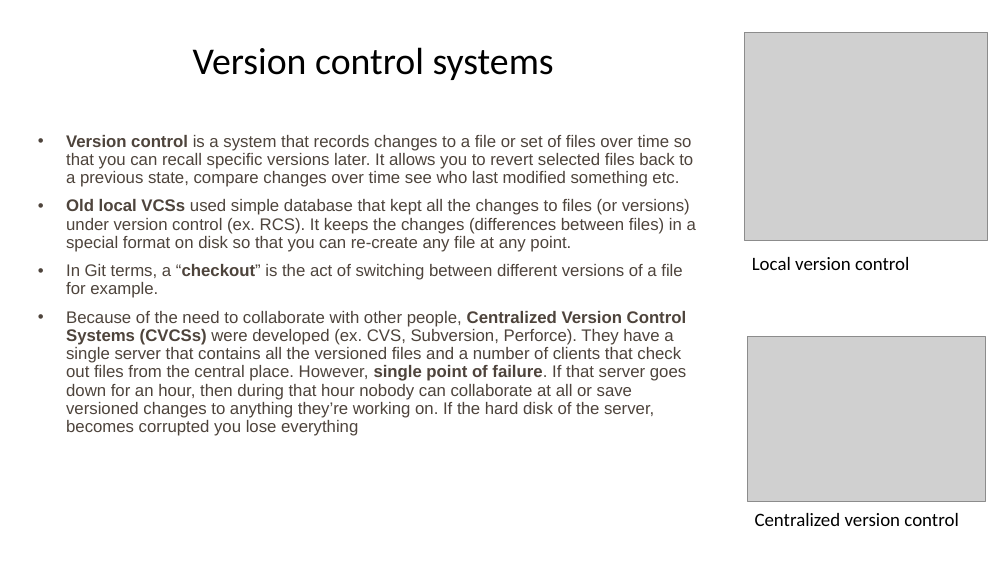
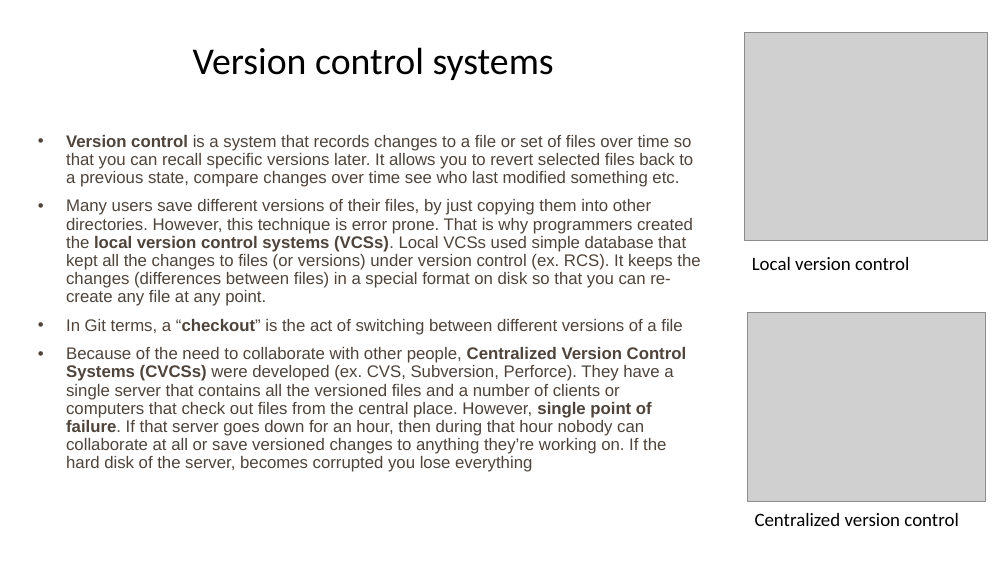
Before and after one commit to imarag/tutorials_content_imarag, a slide deck: slide 1 of GIT_tutorial.pptx. Drawn at 1008x567 pixels with LibreOffice and Linux fonts; fonts in the diff are those of the drawing; grey boxes stand for pictures. Boxes give left, top, right and bottom in pixels: in the first picture for what was removed or moved away, otherwise in the second. Text is boxed around its words. In the diff, an @@ line names an element or a change of style, - is before the commit and + after.

```diff
--- a/GIT_tutorial.pptx
+++ b/GIT_tutorial.pptx
@@ subtitle at <box>66,199,700,472</box>: text changed @@
-• Old local VCSs used simple database that kept all the changes to files (or versions) under version control (ex. RCS). It keeps the changes (differences between files) in a special format on disk so that you can re-create any file at any point.
-• In Git terms, a “checkout” is the act of switching between different versions of a file for example.
-• Because of the need to collaborate with other people, Centralized Version Control Systems (CVCSs) were developed (ex. CVS, Subversion, Perforce). They have a single server that contains all the versioned files and a number of clients that check out files from the central place. However, single point of failure. If that server goes down for an hour, then during that hour nobody can collaborate at all or save versioned changes to anything they’re working on. If the hard disk of the server, becomes corrupted you lose everything
+• Many users save different versions of their files, by just copying them into other directories. However, this technique is error prone. That is why programmers created the local version control systems (VCSs). Local VCSs used simple database that kept all the changes to files (or versions) under version control (ex. RCS). It keeps the changes (differences between files) in a special format on disk so that you can re-create any file at any point.
+• In Git terms, a “checkout” is the act of switching between different versions of a file
+• Because of the need to collaborate with other people, Centralized Version Control Systems (CVCSs) were developed (ex. CVS, Subversion, Perforce). They have a single server that contains all the versioned files and a number of clients or computers that check out files from the central place. However, single point of failure. If that server goes down for an hour, then during that hour nobody can collaborate at all or save versioned changes to anything they’re working on. If the hard disk of the server, becomes corrupted you lose everything
@@ picture: place and size @@
-picture at <box>747,337,985,501</box>
+picture at <box>747,312,985,501</box>
```
Also in this commit, not shown: 26 other slides changed, 21 slides added, 2 slides removed, 1 other file.
